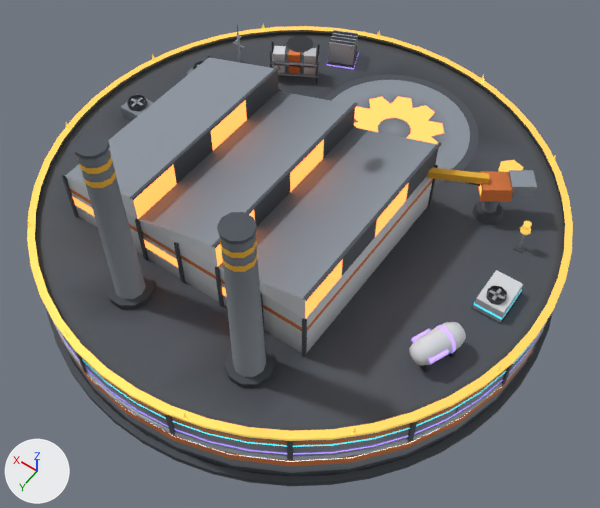
The glTF model assets/models/workshop_l_far.glb as it was, and as the next commit left it.
Before and after are seen from a 50 mm camera at (-11.45, 16.04, 24.52) aimed at (-1.46, 2.05, 2.54). Every picture has the same lights, and +X, +Y and +Z are marked at lower left. The older version comes first. Vertices at exactly the same position are counted once.

Names of what the first picture shows: 'Base', 'L2', 'L3', 'L4', 'L5', 'Roof'.
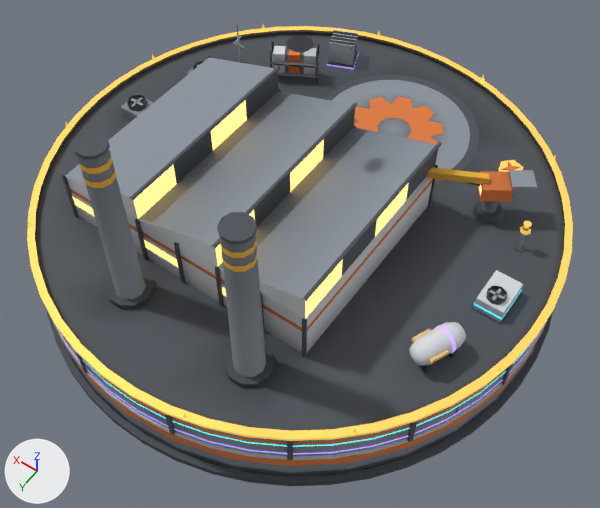
Pixel boxes [x1, y1, x2, y2] of what changed, in the pictures (600 x 508 px; the box of a moved part takes in the faces that stretch with it):
part 1 of me_base, recoloured
    both: [87, 375, 500, 462]
part 2 of me_base, recoloured
    both: [87, 375, 500, 462]
part 3 of me_l4_001, recoloured
    both: [411, 329, 449, 364]
part 4 of me_roof, moved or reshaped
    both: [71, 127, 432, 327]
part 5 of me_roof, recoloured (darker)
    both: [354, 96, 444, 144]
part 6 of me_roof, recoloured (darker)
    both: [354, 96, 444, 144]
part 7 of me_roof, recoloured
    both: [76, 101, 482, 296]

Edits to the bpy script that builds the scene:
```text
Add mat_floor:
    mat_floor = bpy.data.materials.new('Floor')
    mat_floor.use_nodes = True; mat_floor.node_tree.nodes.clear()
    _N = mat_floor.node_tree.nodes; _L = mat_floor.node_tree.links
    n0 = _N.new('ShaderNodeBsdfPrincipled'); n0.name = 'Principled BSDF'
    n0.inputs[2].default_value = 0.65  # 'Roughness'
    n1 = _N.new('ShaderNodeOutputMaterial'); n1.name = 'Material Output'
    n2 = _N.new('ShaderNodeVertexColor'); n2.name = 'Color Attribute'
    _L.new(n0.outputs[0], n1.inputs[0])  # 'BSDF' to 'Surface'
    _L.new(n2.outputs[0], n0.inputs[0])  # 'Color' to 'Base Color'
Change me_base:
    where me_base.from_pydata(...)  # 3426 vertices, 3586 faces; spans x -9.5..9.5, y -9.5..9.5, z -0.2..1.4
    used by ob_base; location = (0.0, 0.0, 0.0)
    me_base part 1: 78 kept faces spanning x -9.3..9.3, y -9.3..9.3, z 0.7..1.3 get new vertex colours; the middle colour goes from white #fdfdfd to orange #de7939
    me_base part 2: 76 faces spanning x -9.3..9.3, y -9.3..9.3, z 0.7..1.3 switch from mat_lightstrip_001 to mat_palette_001
    add me_base.materials.append(mat_floor)
Change me_l4_001:
    where me_l4_001.from_pydata(...)  # 249 vertices, 284 faces; spans x -9.3..9.3, y -9.3..9.3, z 1.7..3.8
    used by ob_l4; location = (0.0, 0.0, 0.0)
    me_l4_001 part 3: 16 faces spanning x -7.6..-6.5, y 2.8..3.7, z 3.4..3.6 switch from mat_l4band_001 to mat_palette_001
Change me_roof:
    where me_roof.from_pydata(...)  # 2910 vertices, 3934 faces; spans x -9.3..9.3, y -9.3..9.3, z 1.4..9.2
    used by ob_roof; location = (0.0, 0.0, 0.0)
    me_roof part 4
    25 faces are deleted
    19 new faces join them, mat_palette_001
    6 new faces join them, mat_window_001
    me_roof part 5: 1042 kept faces spanning x -2.8..8.4, y -6.7..-3.0, z 1.7..2.6 get new vertex colours; the middle colour goes from white #ffffff to orange #e07a3a
    me_roof part 6: 1042 faces spanning x -2.8..8.4, y -6.7..-3.0, z 1.7..2.6 switch from mat_neon_001 to mat_palette_001
    me_roof part 7: 26 faces spanning x -5.5..5.8, y -3.1..5.2, z 3.2..5.6 switch from mat_neon_001 to mat_window_001
```
